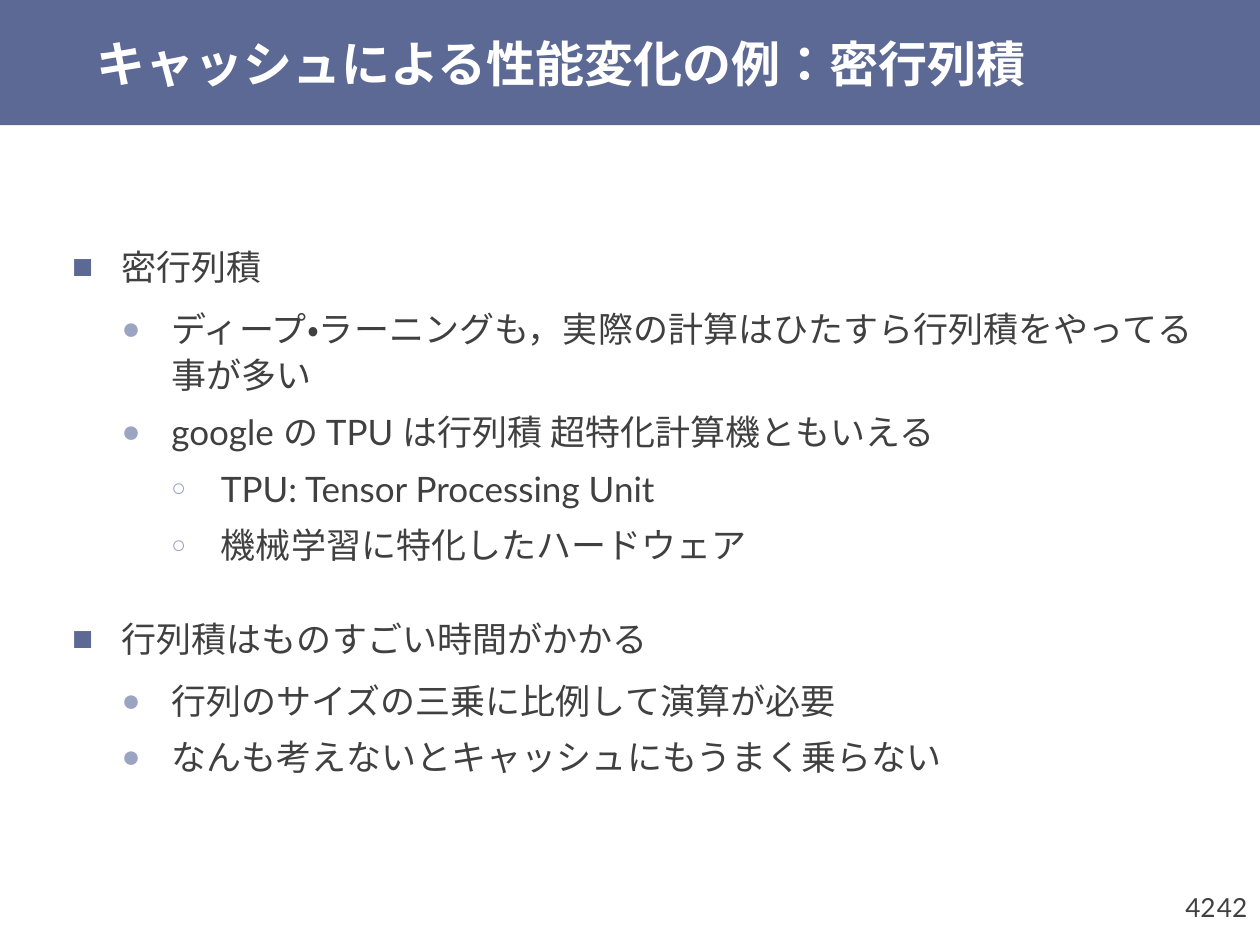
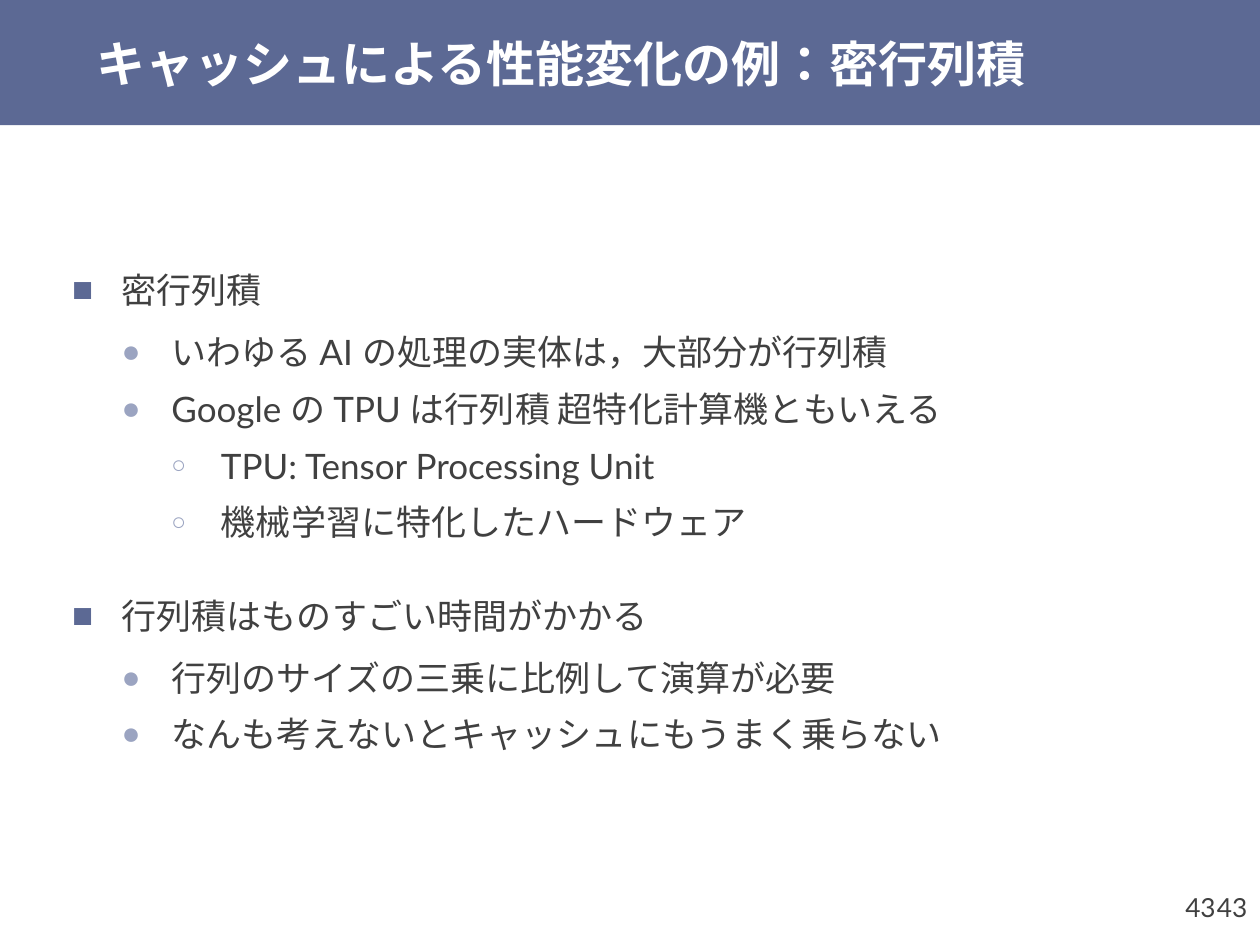
Before and after one commit to shioyadan/otya-computer-architecture-i, a slide deck: slide 43 of cai-shioya-10.pptx (slide 42 before the commit). Drawn at 1260x945 pixels with LibreOffice and Linux fonts; fonts in the diff are those of the drawing. Boxes give left, top, right and bottom in pixels: in the first picture for what was removed or moved away, otherwise in the second. Text is boxed around its words. In the diff, an @@ line names an element or a change of style, - is before the commit and + after.

```diff
--- a/cai-shioya-10.pptx
+++ b/cai-shioya-10.pptx
@@ text at bbox=[171, 335, 942, 429]: text changed @@
-  ● ディープ・ラーニングも，実際の計算はひたすら行列積をやってる事が多い
-  ● google の TPU は行列積 超特化計算機ともいえる
+  ● いわゆる AI の処理の実体は，大部分が行列積
+  ● Google の TPU は行列積 超特化計算機ともいえる
@@ page number at bbox=[1185, 898, 1215, 917]: text changed @@
-42
+43
@@ page number at bbox=[1217, 898, 1247, 917]: text changed @@
-42
+43
```
Also in this commit, not shown: 14 other slides changed, 8 slides added, 2 slides removed, 1 other file.
